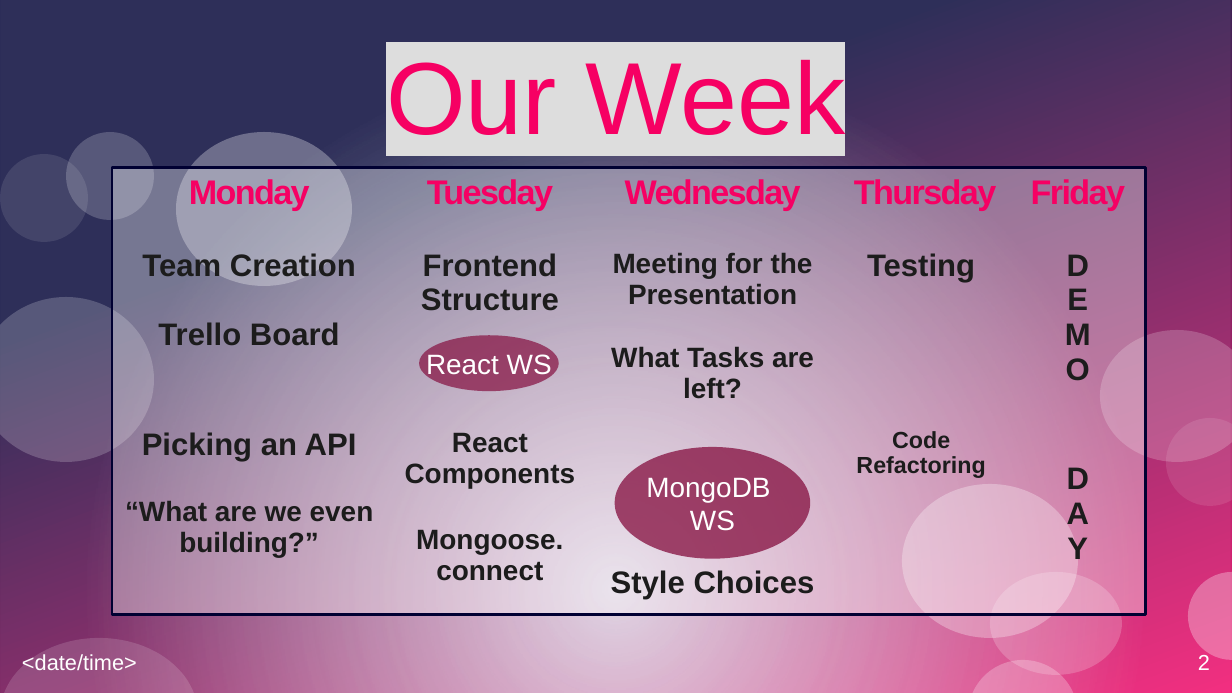
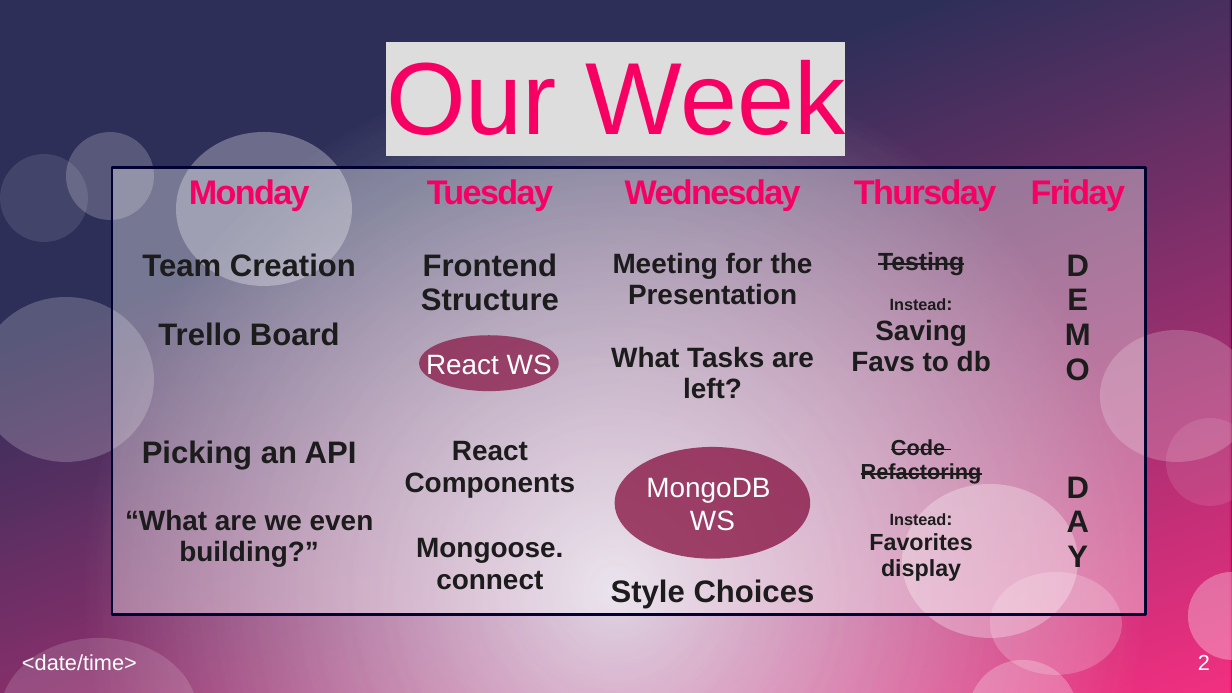
Before and after one commit to CodecoolGlobal/freestyle-mern-project-react-lillitaz, a slide deck: slide 2 of präsentation/CrudeMovieDb-PP.odp. Drawn at 1232x693 pixels with LibreOffice and Linux fonts; fonts in the diff are those of the drawing. Boxes give left, top, right and bottom in pixels: in the first picture for what was removed or moved away, otherwise in the second. Text is boxed around its words. In the diff, an @@ line names an element or a change of style, - is before the commit and + after.

```diff
--- a/präsentation/CrudeMovieDb-PP.odp
+++ b/präsentation/CrudeMovieDb-PP.odp
@@ table at bbox=[112, 168, 1146, 669] @@
-row 2, column 4: Testing
+row 2, column 4: Testing / Instead: / Saving Favs to db
-row 3, column 4: Code Refactoring
+row 3, column 4: Code / Refactoring / Instead: / Favorites display
```
Also in this commit, not shown: 1 other slide changed.
